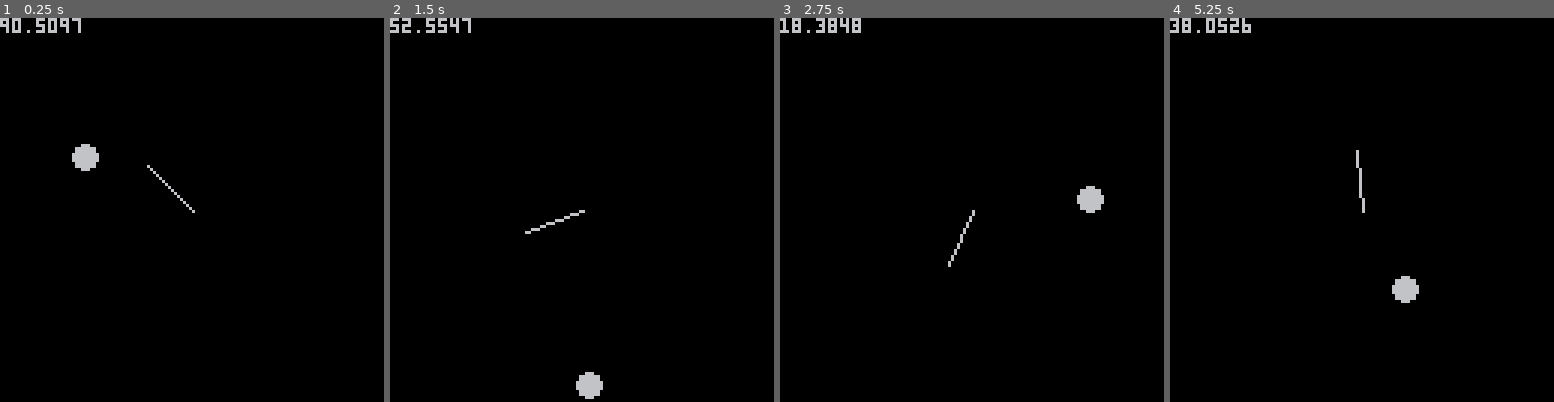
Above: before the commit, frames 1-4 (left to right).
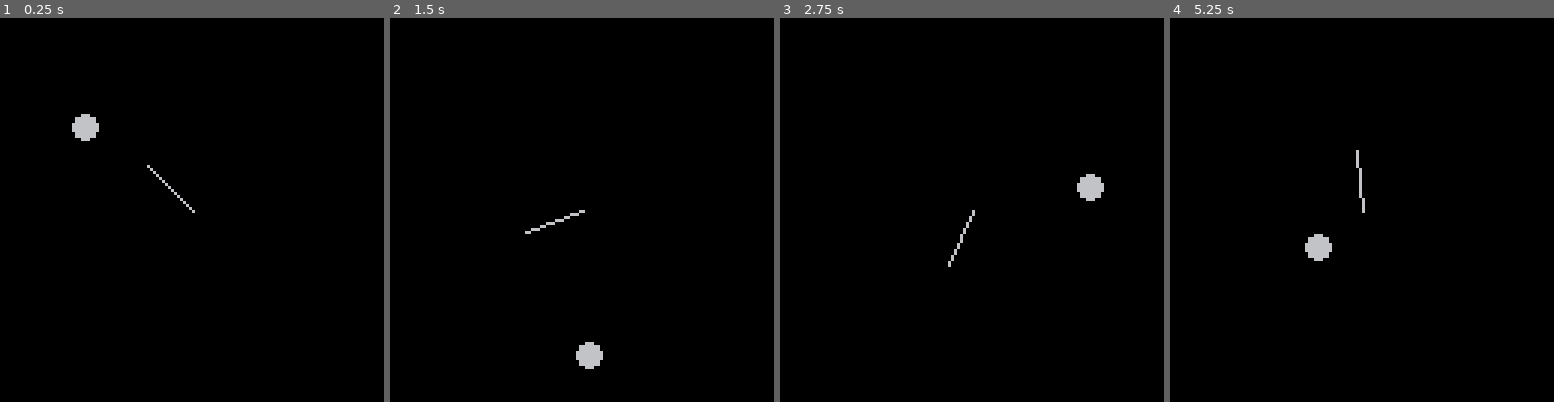
Above: after the commit, the same moments.

Repository: julioolvr/nature_of_code
Game: PICO-8 cartridge 1.vectors.p8
Same seed, same stepped clock (60 frames per second), same inputs: the game is played once before the commit and once after it.
Inputs (mouse positions are in pixels of both pictures, inside the frame that each line leads up to):
- Up to frame 1 (0.25 s): no input
- Up to frame 2 (1.5 s): click (670, 121) at 0.67 s; click (436, 267) at 1.22 s
- Up to frame 3 (2.75 s): click (887, 114) at 1.77 s; click (952, 259) at 2.32 s
- Up to frame 4 (5.25 s): click (1404, 106) at 2.87 s; click (1465, 256) at 3.42 s; click (1231, 102) at 3.97 s; click (1292, 248) at 4.52 s; click (1354, 94) at 5.07 s

The runs differ from the first frame. In frame 1, 1.1% of the frame differs, in the area x 0-26%, y 0-40%; in frame 2, 1.1%; in frame 3, 0.8%; in frame 4, 1.2%, in the area x 0-65%, y 0-75%.

Commit message:
Mover class

Diff:
--- a/1.vectors.p8
+++ b/1.vectors.p8
@@ -3,6 +3,9 @@
 __lua__
 
 LIMIT = 128
+
+--
+
 Vector2 = { x = 0, y = 0 }
 Vector2.__index = Vector2
 
@@ -44,10 +47,35 @@
 
 --
 
+Mover = { velocity = Vector2:new{ x = 1, y = 2 }, position = Vector2:new{ x = 20, y = 20 } }
+Mover.__index = Mover
+
+function Mover:new(o)
+  return setmetatable(o or {}, self)
+end
+
+function Mover:update()
+  self.position:add(self.velocity)
+end
+
+function Mover:display()
+  circfill(self.position.x, self.position.y)
+end
+
+function Mover:check_edges()
+  if self.position.x > LIMIT then self.position.x = 0 end
+  if self.position.x < 0 then self.position.x = LIMIT end
+  if self.position.y > LIMIT then self.position.y = 0 end
+  if self.position.y < 0 then self.position.y = LIMIT end
+end
+
+--
+
 position = Vector2:new{ x = 20, y = 30 }
 velocity = Vector2:new{ x = 1, y = 2 }
 
 center = Vector2:new{ x = LIMIT / 2, y = LIMIT / 2 }
+ball = Mover:new{ velocity = { x = 1, y = 2 } }
 
 function _init()
   -- Enable devkit mode to read the mouse position
@@ -56,13 +84,10 @@
 
 function _draw()
   cls()
-  draw_ball()
+  ball:update()
+  ball:check_edges()
+  ball:display()
   draw_line()
-end
-
-function draw_ball()
-  move()
-  circfill(position.x, position.y)
 end
 
 function move()
@@ -75,7 +100,6 @@
 function draw_line()
   local mouse_position = Vector2:new{ x = stat(32), y = stat(33) }
   mouse_position:subtract(center)
-  print(mouse_position:magnitude())
 
   mouse_position:normalize()
   mouse_position:mult(20)
